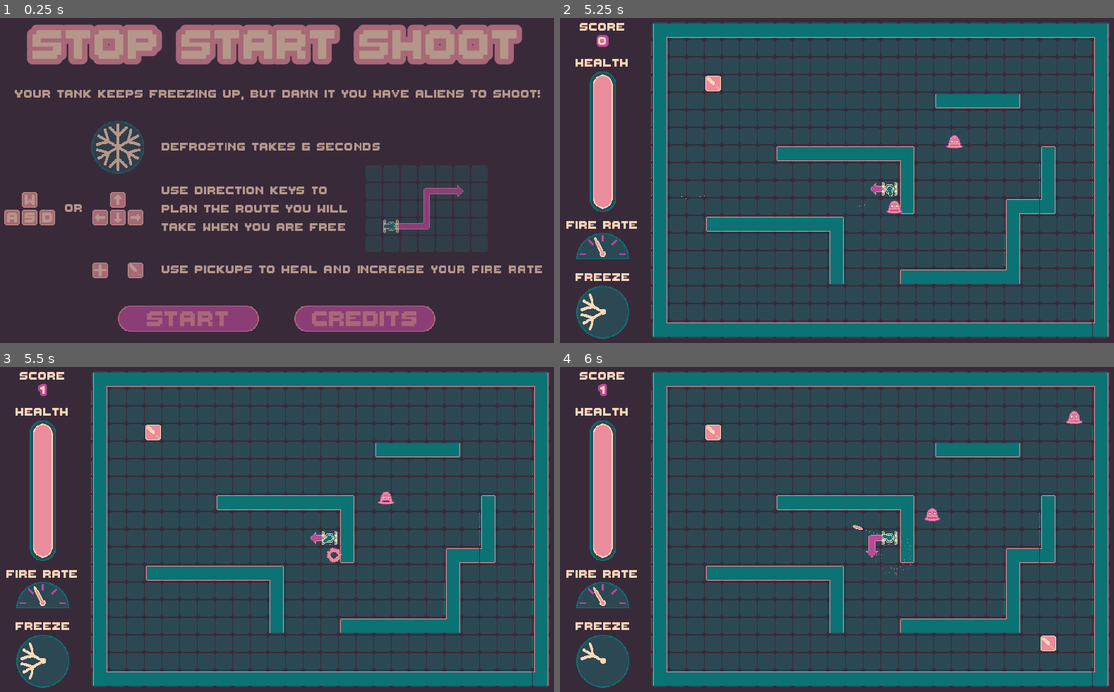
Above: before the commit, frames 1-4 (two rows, left to right).
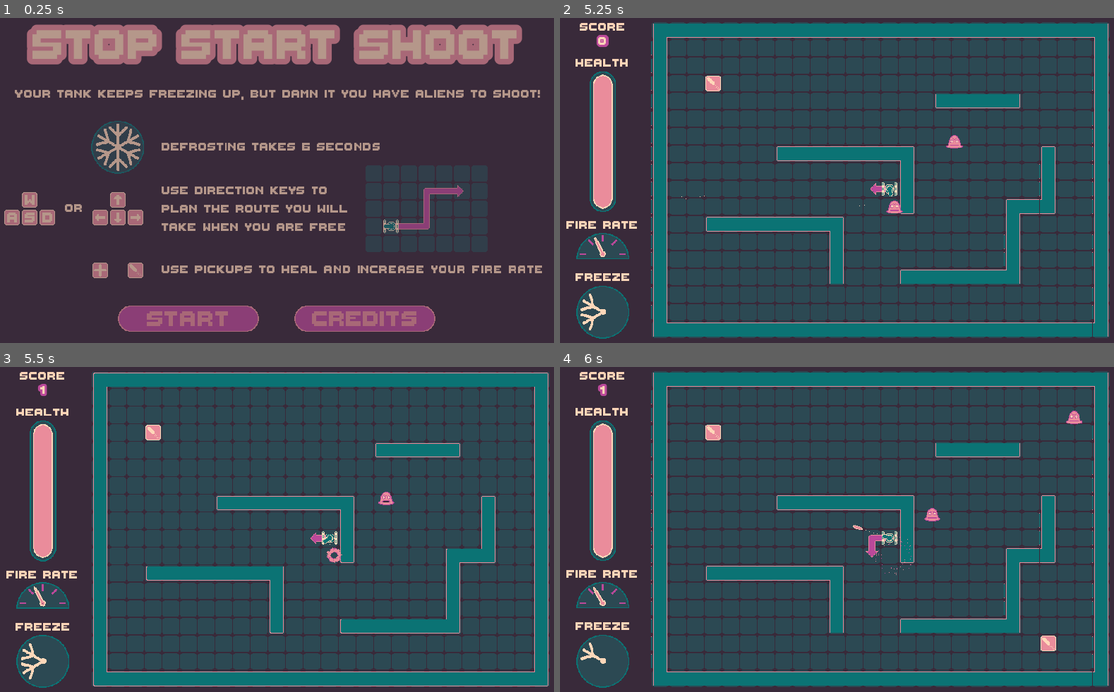
Above: after the commit, the same moments.

Repository: marc-jones/gdl-summer-jam-2021
Game: Godot game, scene res://nodes/SceneManager.tscn
Two runs of this game, one before a commit and one after it. Both use one fixed random seed, a clock stepped at 60 frames per second and the inputs below.
Inputs (mouse positions are in pixels of both pictures, inside the frame that each line leads up to):
- Up to frame 1 (0.25 s): no input
- Up to frame 2 (5.25 s): click (748, 320) at 0.5 s; move the mouse to (958, 164) at 1.27 s; hold Right (ui_right) 1.28-2.03 s; tap Enter at 2 s; move the mouse to (726, 196) at 2.02 s; hold Down (ui_down) 2.03-2.78 s; move the mouse to (892, 109) at 2.77 s; hold Right (ui_right) 2.78-3.53 s; move the mouse to (809, 245) at 3.52 s; hold Up (ui_up) 3.53-4.28 s; move the mouse to (1008, 229) at 4.27 s; hold Left (ui_left) from 4.28 s (still down); move the mouse to (665, 131) at 5.02 s
- Up to frame 3 (5.5 s): keep holding Left (ui_left)
- Up to frame 4 (6 s): move the mouse to (864, 529) at 5.77 s; release Left (ui_left) at 5.78 s; hold Down (ui_down) from 5.78 s (still down)

Frames 1-2 are identical in both runs. In frame 3, 3.5% of the frame differs, in the area x 1-100%, y 1-99%; in frame 4, nothing differs.

Commit message:
Added screen shake

Diff:
--- a/scripts/PlayState.gd
+++ b/scripts/PlayState.gd
@@ -27,9 +27,19 @@
 var map_midpoint
 var score = 0
 
+# Screen shake parameters
+var decay = 1.0
+var max_offset = Vector2(10.0, 10.0)
+var trauma = 0.0
+var trauma_power = 2
+onready var noise = OpenSimplexNoise.new()
+var noise_y = 0
+
 onready var audio = get_tree().get_root().get_node("Audio")
 
 func _ready():
+	randomize()
+	init_shake_noise()
 	init_death_menu()
 	init_move_timer()
 	init_projectile_timer()
@@ -114,6 +124,7 @@
 			$Entities/Player.update_mouse_position(event.position)
 
 func _process(delta):
+	screen_shake(delta)
 	update_rates(delta)
 	update_hud()
 
@@ -205,6 +216,7 @@
 		$Entities.add_child(enemy)
 
 func enemy_died_callback():
+	add_screen_shake_trauma(0.6)
 	score += 1
 	$HUD/Score/Number.text = str(score)
 
@@ -258,3 +270,22 @@
 func restart():
 	audio.play_sound("blip")
 	emit_signal("restart")
+
+func init_shake_noise():
+	noise.seed = randi()
+	noise.period = 4
+	noise.octaves = 2
+
+func shake():
+	var amount = pow(trauma, trauma_power)
+	noise_y += 1
+	position.x = max_offset.x * amount * noise.get_noise_2d(noise.seed*2, noise_y)
+	position.y = max_offset.y * amount * noise.get_noise_2d(noise.seed*3, noise_y)
+
+func add_screen_shake_trauma(amount):
+	trauma = min(trauma + amount, 1.0)
+
+func screen_shake(delta):
+	if trauma:
+		trauma = max(trauma - decay * delta, 0)
+		shake()
